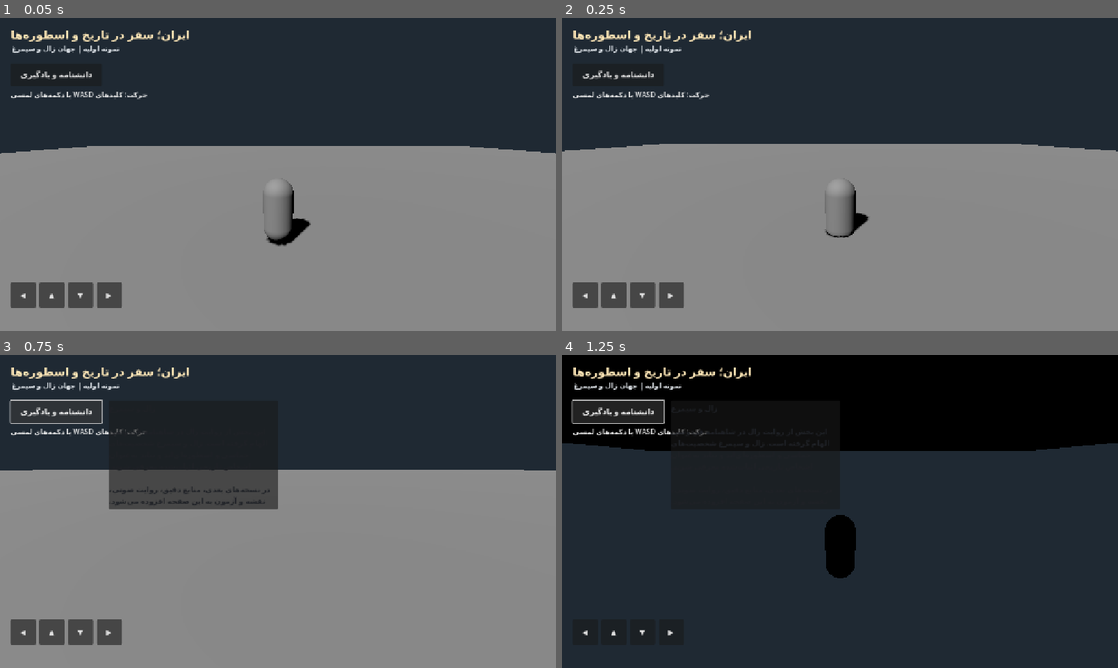
Above: before the commit, frames 1-4 (two rows, left to right).
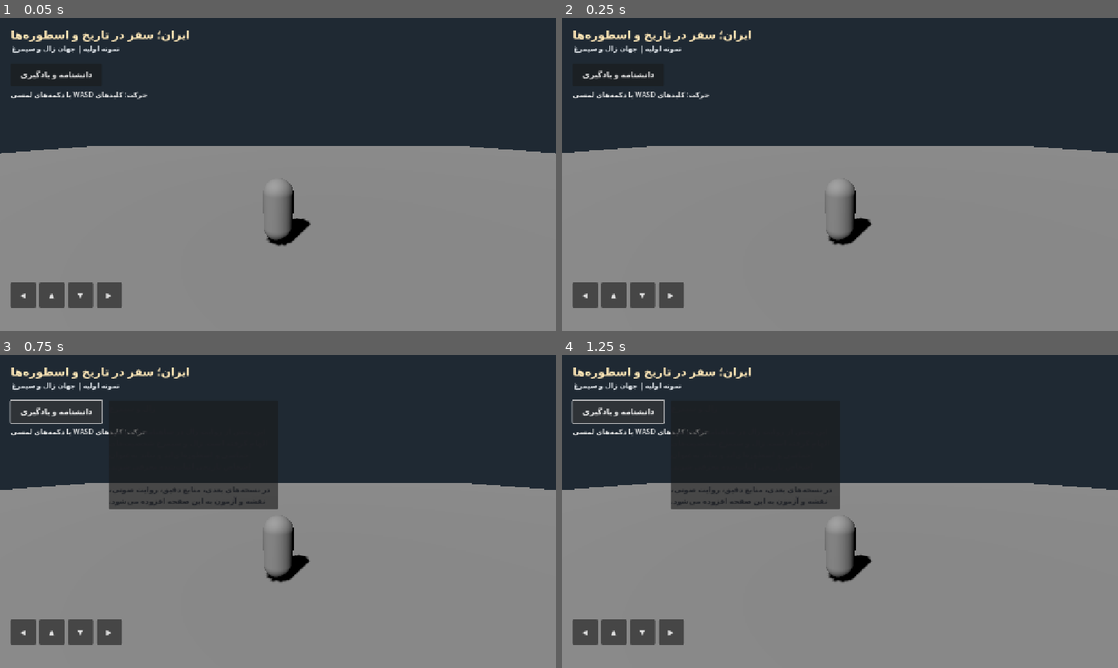
Above: after the commit, the same moments.

Repository: ghadirb/Iran-Heritage-World
Game: Godot game, scene res://scenes/main.tscn
Two runs of this game, one before a commit and one after it. Both use one fixed random seed, a clock stepped at 60 frames per second and the inputs below.
Inputs:
- Up to frame 1 (0.05 s): no input
- Up to frame 2 (0.25 s): no input
- Up to frame 3 (0.75 s): click "دانشنامه و یادگیری" at 0.5 s
- Up to frame 4 (1.25 s): no input

Frame 1 is identical in both runs. In frame 2, 0.9% of the frame differs, in the area x 0-100%, y 40-73%; in frame 3, 5.2%; in frame 4, 82%, in the area x 0-100%, y 0-100%.

Commit message:
Add player collision shape to prototype scene

Diff:
--- a/app/scenes/main.tscn
+++ b/app/scenes/main.tscn
@@ -4,6 +4,10 @@
 [ext_resource type="Script" path="res://scripts/game_hud.gd" id="2_hud"]
 
 [sub_resource type="CapsuleMesh" id="CapsuleMesh_player"]
+radius = 0.42
+height = 1.8
+
+[sub_resource type="CapsuleShape3D" id="CapsuleShape_player"]
 radius = 0.42
 height = 1.8
 
@@ -33,6 +37,10 @@
 position = Vector3(0, 0.4, 0)
 script = ExtResource("1_player")
 
+[node name="CollisionShape3D" type="CollisionShape3D" parent="Player"]
+position = Vector3(0, 0.5, 0)
+shape = SubResource("CapsuleShape_player")
+
 [node name="BodyMesh" type="MeshInstance3D" parent="Player"]
 position = Vector3(0, 0.5, 0)
 mesh = SubResource("CapsuleMesh_player")
